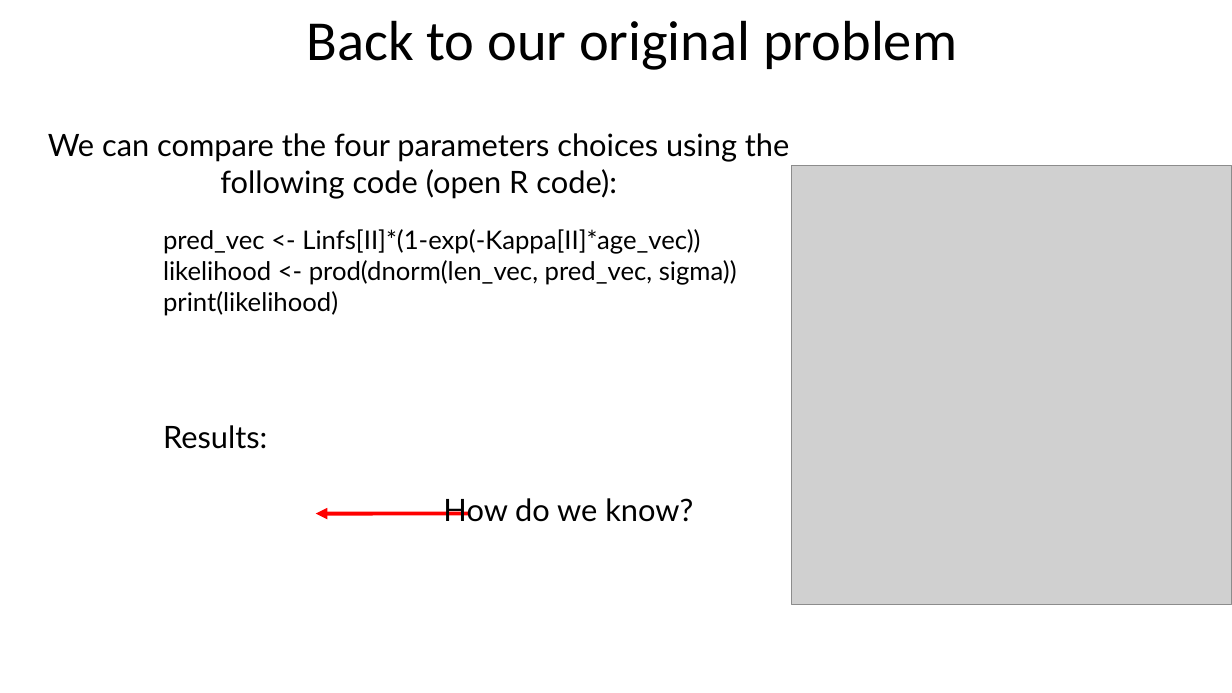
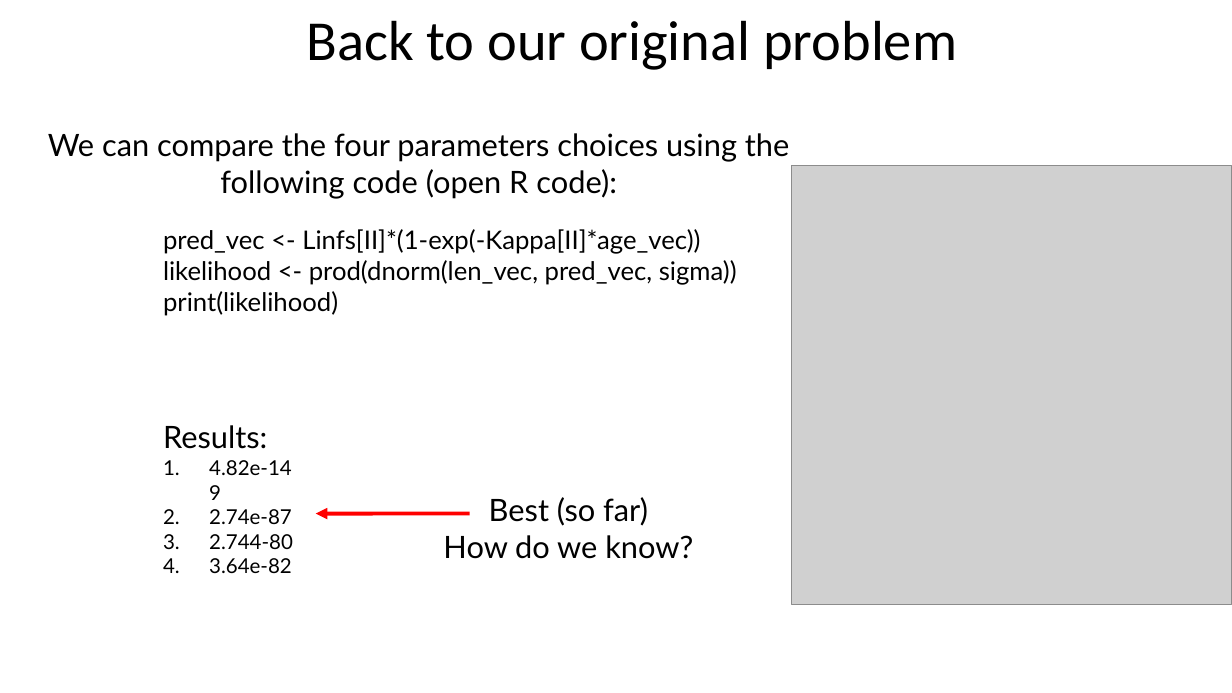
Before and after one commit to taaltree/FW536, a slide deck: slide 9 of Day4_Likelihood_BayesI/FW536_Day4_Morning_maximum likelihod_nosoln_accessible.pptx. Drawn at 1232x693 pixels with LibreOffice and Linux fonts; fonts in the diff are those of the drawing; grey boxes stand for pictures. Boxes give left, top, right and bottom in pixels: in the first picture for what was removed or moved away, otherwise in the second. Text is boxed around its words. In the diff, an @@ line names an element or a change of style, - is before the commit and + after.

```diff
--- a/Day4_Likelihood_BayesI/FW536_Day4_Morning_maximum likelihod_nosoln_accessible.pptx
+++ b/Day4_Likelihood_BayesI/FW536_Day4_Morning_maximum likelihod_nosoln_accessible.pptx
@@ text at [209,460,293,573]: paragraphs added @@
+1. 4.82e-149
+2. 2.74e-87
+3. 2.744-80
+4. 3.64e-82
@@ text at [489,497,648,526]: paragraph added @@
+Best (so far)
```
Also in this commit, not shown: 1 other slide changed, 8 other files.
